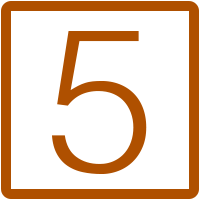
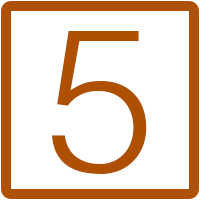
Two versions of the same layered image (w=200, h=200). Layer-by-layer changes:
pixels changed over <box>52,31,147,174</box> (layer not identified)
